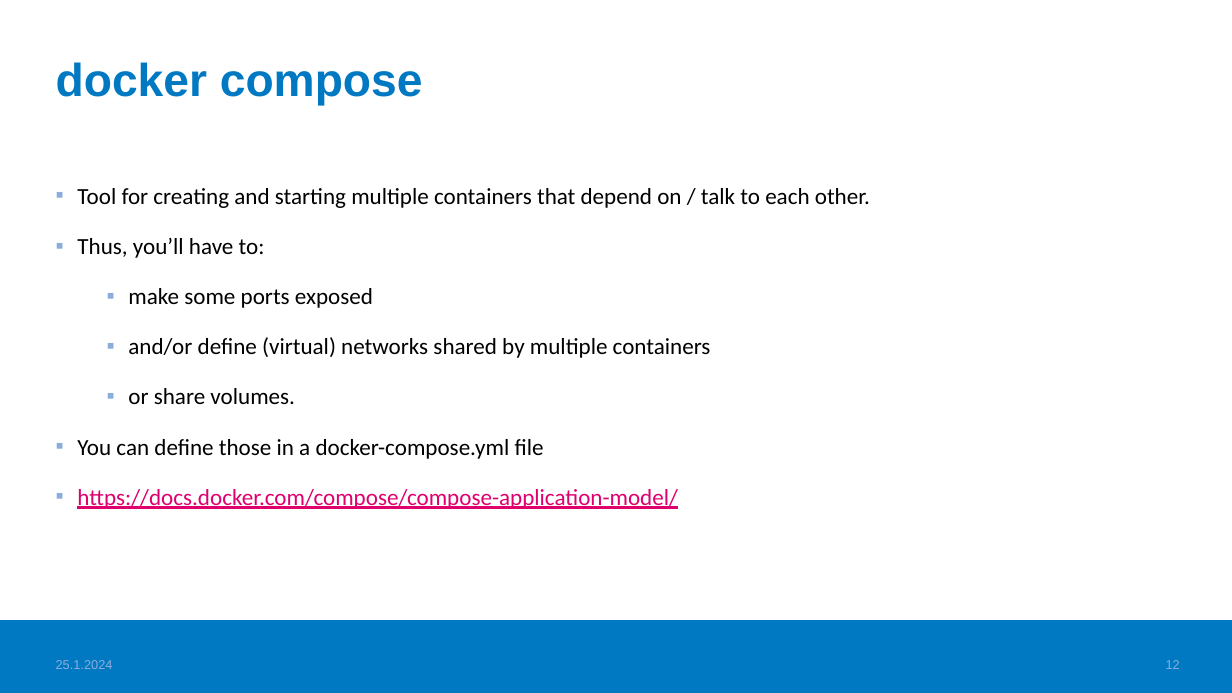
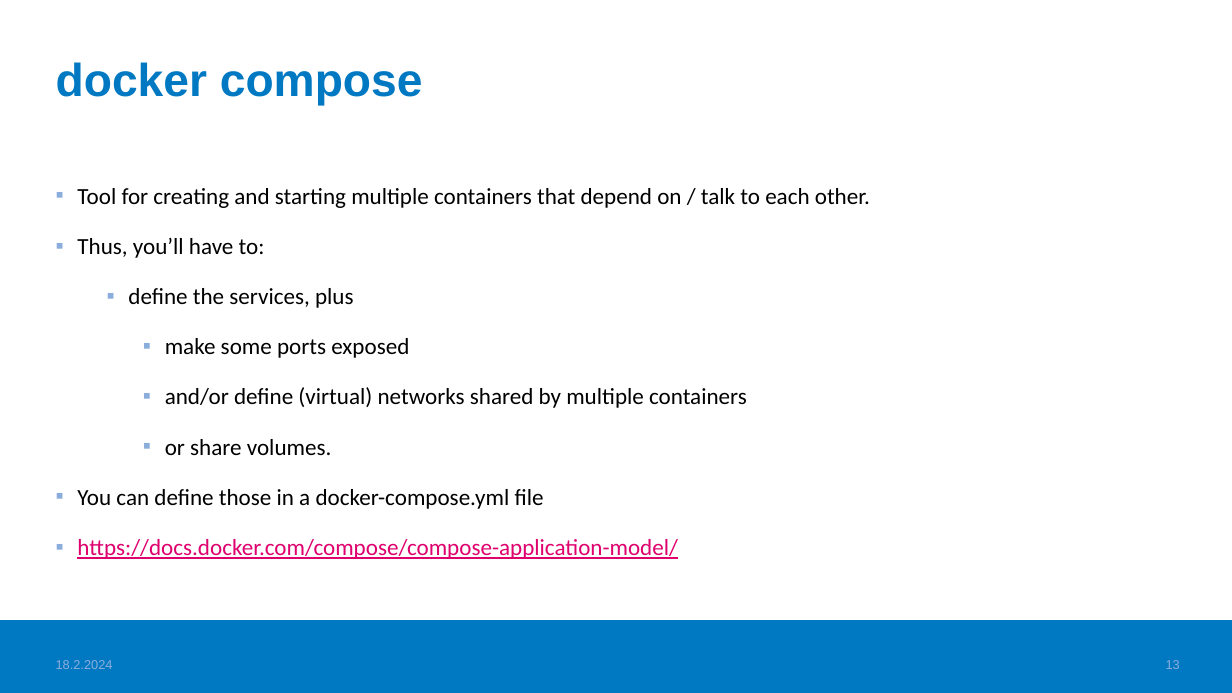
Before and after one commit to haagahelia/ohke-teknologiat, a slide deck: slide 13 of 01_docker/DockerConceptsAndVocabulary.pptx (slide 12 before the commit). Drawn at 1232x693 pixels with LibreOffice and Linux fonts; fonts in the diff are those of the drawing; background and template pictures are left out. Boxes give left, top, right and bottom in pixels: in the first picture for what was removed or moved away, otherwise in the second. Text is boxed around its words. In the diff, an @@ line names an element or a change of style, - is before the commit and + after.

Commit message:
Docker-monivalintatehtävien materiaalilinkkejä ja materiaaleja parannettu

```diff
--- a/01_docker/DockerConceptsAndVocabulary.pptx
+++ b/01_docker/DockerConceptsAndVocabulary.pptx
@@ text at (x1=128, y1=288, x2=354, y2=308): paragraph added @@
+  ▪ define the services, plus
@@ text at (x1=165, y1=338, x2=747, y2=455): list level 2 to 3 in "make some ports exposed"; list level 2 to 3 in "and/or define (virtual) networks shared ..."; list level 2 to 3 in "or share volumes." @@
@@ text at (x1=56, y1=660, x2=113, y2=669): text changed @@
-25.1.2024
+18.2.2024
```
Also in this commit, not shown: 16 other slides changed, 1 slide added, 3 other files.
